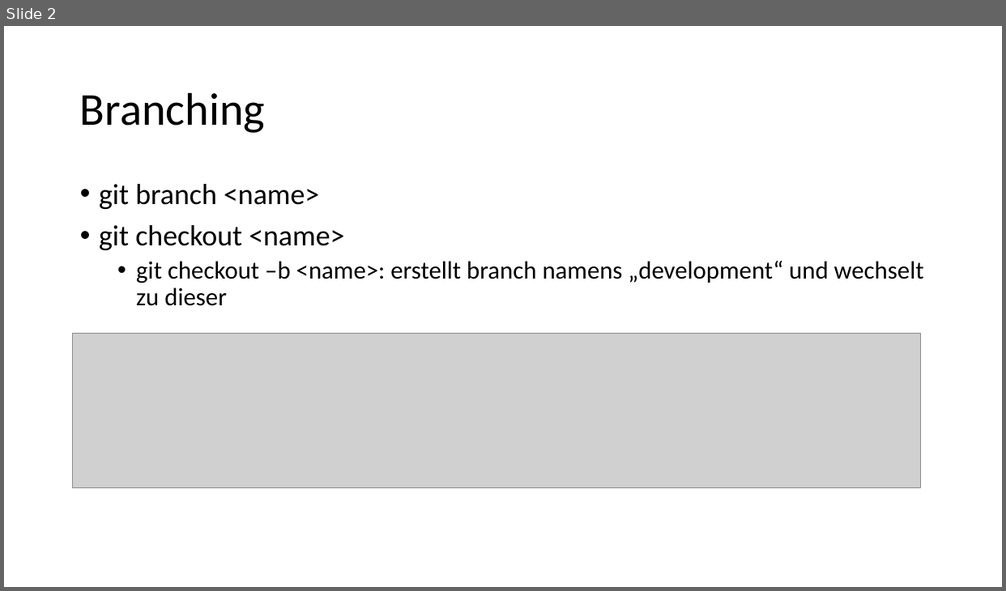
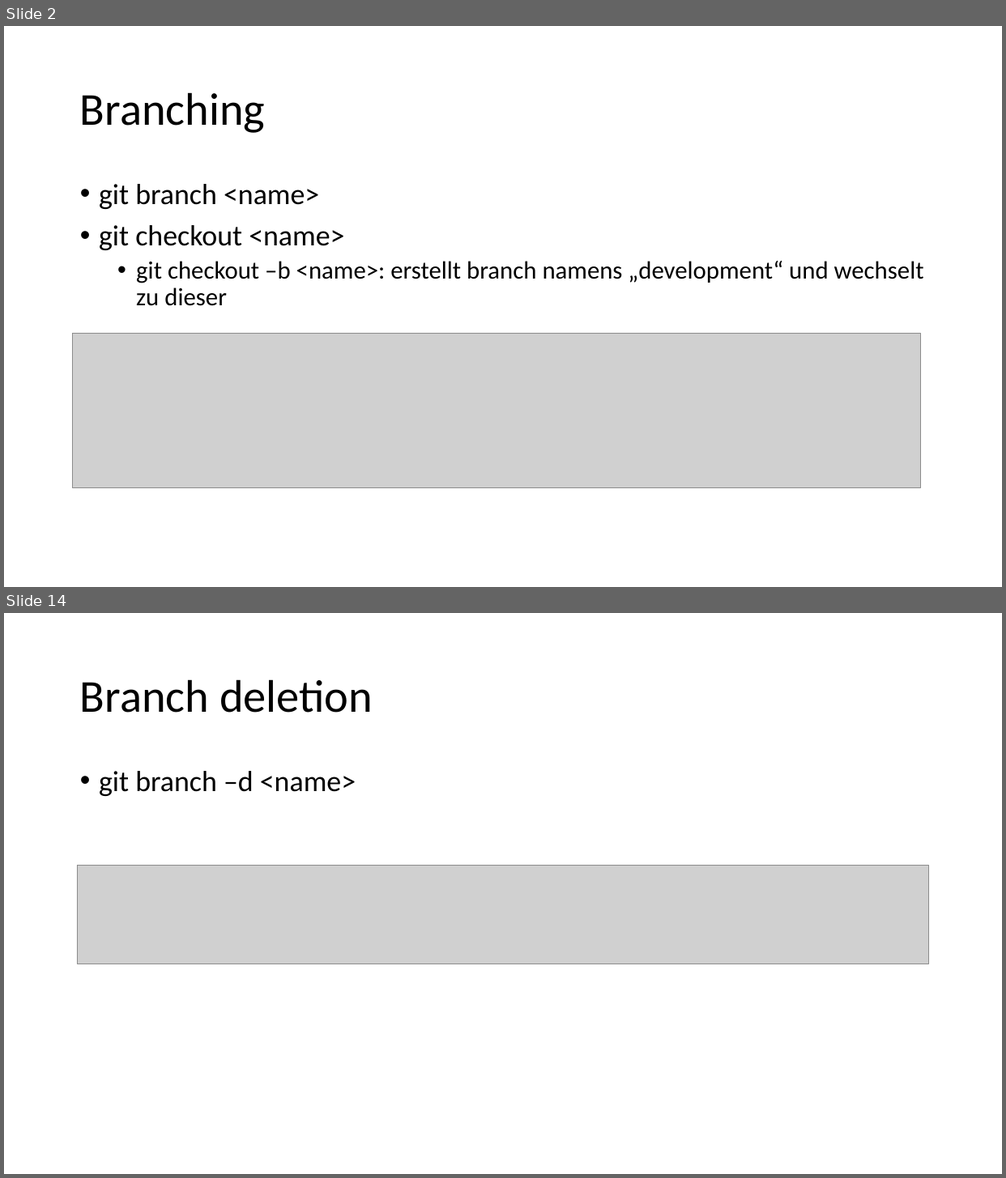
Before and after one commit to if23b066/FHTW, a slide deck: 2. Semester/Konfigurationsmanagement/exercise2/exercise2 config.pptx. Shown one above the other, each under a label of ours: slide 2 before the commit, slides 2 and 14 after it; the slides between them are not shown. The pictures are 1006x591 and 1006x1178 pixels, drawn with LibreOffice and Linux fonts; fonts in the diff are those of the drawing; grey boxes stand for pictures. Boxes give left, top, right and bottom in pixels: in the first picture for what was removed or moved away, otherwise in the second. Text is boxed around its words. In the diff, an @@ line names an element or a change of style, - is before the commit and + after.

```diff
--- a/2. Semester/Konfigurationsmanagement/exercise2/exercise2 config.pptx
+++ b/2. Semester/Konfigurationsmanagement/exercise2/exercise2 config.pptx
@@ slide 14 added at (x1=4, y1=613, x2=1002, y2=1174), background #FFFFFF @@
@@ title added at (x1=80, y1=679, x2=373, y2=713), 44 pt, text #000000 @@
+Branch deletion
@@ text added at (x1=99, y1=771, x2=356, y2=796), 28 pt, text #000000 @@
+• git branch –d <name>
@@ picture added at (x1=78, y1=865, x2=928, y2=964) @@
```
Also in this commit, not shown: 1 slide changed, 10 other slides added.
